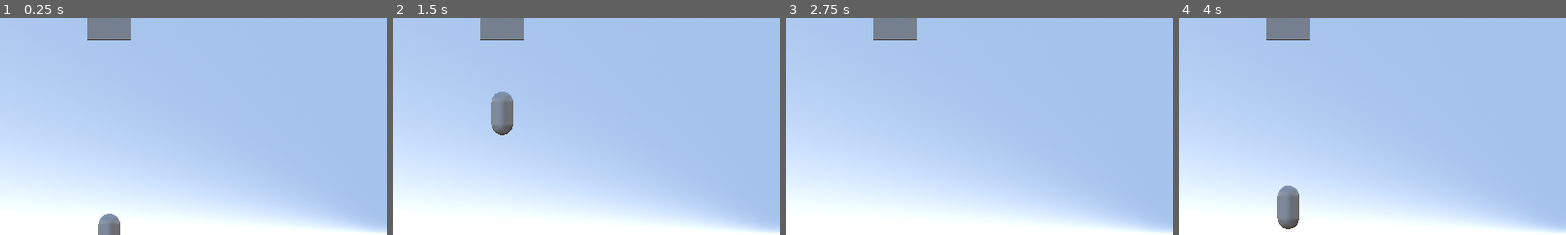
Above: before the commit, frames 1-4 (left to right).
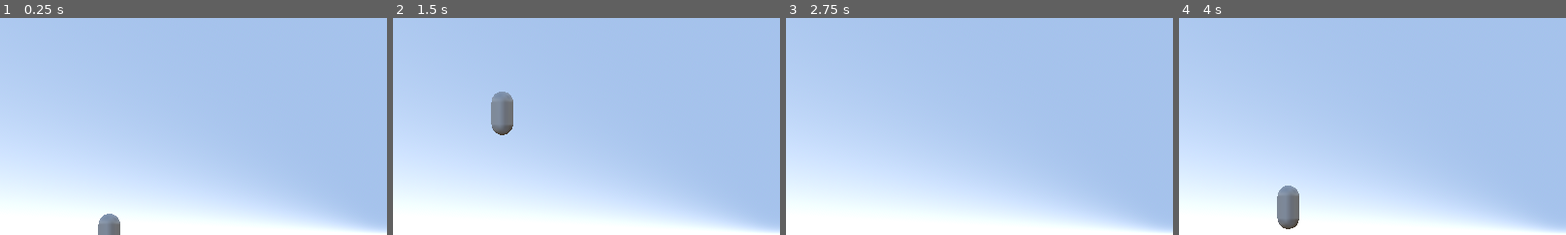
Above: after the commit, the same moments.

Repository: ernest-rudnicki/flappy-bird-godot
Game: Godot game, scene res://Flappy_Bird_Scene.tscn
Same seed, same stepped clock (60 frames per second), same inputs: the game is played once before the commit and once after it.
Inputs:
- Up to frame 1 (0.25 s): no input
- Up to frame 2 (1.5 s): tap Enter at 0.5 s; hold Space (jump) 0.53-1.28 s; tap Space (jump) at 1.35 s
- Up to frame 3 (2.75 s): tap Space (jump) at 1.52, 1.82, 2 s; hold Space (jump) from 2.03 s (still down)
- Up to frame 4 (4 s): release Space (jump) at 2.78 s; tap Space (jump) at 2.85, 3.02, 3.32 s; tap Enter at 3.5 s; hold Space (jump) from 3.53 s (still down)
The pictures show only the part of the screen within x 0-50%, y 0-50%; the shares and areas given below are measured in that part.

The runs differ from the first frame. In frame 1, 1.2% of the frame differs, in the area x 22-34%, y 0-11%; in frame 2, 1.2%; in frame 3, 1.2%; in frame 4, 1.2%.

Commit message:
restrict movement from the top

Diff:
--- a/Flappy_Bird_Scene.tscn
+++ b/Flappy_Bird_Scene.tscn
@@ -18,10 +18,17 @@
 sky = SubResource("Sky_fqahy")
 ambient_light_energy = 8.0
 
-[sub_resource type="BoxMesh" id="BoxMesh_kf6th"]
+[sub_resource type="StandardMaterial3D" id="StandardMaterial3D_kf6th"]
+transparency = 1
+albedo_color = Color(1, 1, 1, 0)
+
+[sub_resource type="BoxMesh" id="BoxMesh_fqahy"]
+material = SubResource("StandardMaterial3D_kf6th")
 
 [sub_resource type="BoxShape3D" id="BoxShape3D_kf6th"]
 size = Vector3(2.02789, 2.0239, 2.12109)
+
+[sub_resource type="BoxMesh" id="BoxMesh_kf6th"]
 
 [node name="Root_Scene" type="Node3D"]
 
@@ -30,7 +37,7 @@
 projection = 1
 size = 20.0
 
-[node name="Player" type="CharacterBody3D" parent="."]
+[node name="Player" type="CharacterBody3D" parent="." groups=["player"]]
 script = ExtResource("1_kf6th")
 
 [node name="Player" type="MeshInstance3D" parent="Player"]
@@ -45,11 +52,12 @@
 environment = SubResource("Environment_kf6th")
 
 [node name="UpperBoundary" type="Area3D" parent="."]
-transform = Transform3D(1, 0, 0, 0, 1, 0, 0, 0, 1, 0, 10, 0)
+transform = Transform3D(2, 0, 0, 0, 2, 0, 0, 0, 2, 0, 10, 0)
+disable_mode = 1
 
 [node name="Mesh" type="MeshInstance3D" parent="UpperBoundary"]
 transform = Transform3D(1.99992, 0, -0.017837, 6.4442e-05, 1.99999, 0.00722536, 0.0178369, -0.00722565, 1.99991, 0, 0, 0)
-mesh = SubResource("BoxMesh_kf6th")
+mesh = SubResource("BoxMesh_fqahy")
 skeleton = NodePath("")
 
 [node name="CollisionShape3D" type="CollisionShape3D" parent="UpperBoundary"]
--- a/Player/Player_Movement.gd
+++ b/Player/Player_Movement.gd
@@ -1,22 +1,32 @@
 extends CharacterBody3D
 
+@export var gravity: float = 40.0
+@export var jumpForce: float = 20.0
+@export var canJumpForceTreshold: float = -10.0
 
-@export var gravity: float = 40;
-@export var jumpForce: float = 20;
-@export var canJumpForceTreshold: float = -10;
+@export var minYValue: float = -15.0
+@export var maxYValue: float = 10.0
 
-var cannotJump = false;
+var isStillJumping = false;
 var hadFirstJump = false;
 
 func _physics_process(delta: float) -> void:
-	if Input.is_action_pressed("jump") and not cannotJump:
+	if Input.is_action_pressed("jump") and canJump():
 		velocity.y = jumpForce
-		cannotJump = true
+		isStillJumping = true
 		hadFirstJump = true
 	elif hadFirstJump:
 		velocity.y -= gravity * delta
 
 	if velocity.y < canJumpForceTreshold:
-		cannotJump = false
+		isStillJumping = false
 
 	move_and_slide()
+
+	global_position.y = clamp(global_position.y, minYValue, maxYValue)
+
+	if global_position.y == maxYValue:
+		velocity.y = 0.0
+
+func canJump():
+	return not isStillJumping
--- a/project.godot
+++ b/project.godot
@@ -15,6 +15,10 @@
 config/features=PackedStringArray("4.4", "Forward Plus")
 config/icon="res://icon.svg"
 
+[global_group]
+
+player="player group"
+
 [input]
 
 jump={
Not shown: 1 places in Flappy_Bird_Scene.tscn that only renumber resources
